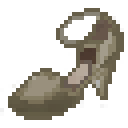
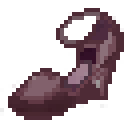
Revision of a layered 128 x 128 image; what changed, layer by layer:
added group "solid-heels" with 15 layers above "heels" over [0, 8, 124, 120]
added layer "FancyShoesRed" (1st of 2, in "solid-heels") in group "solid-heels" over [0, 8, 124, 120]
moved "FancyShoesPale" (2nd of 2, in "heels") into group "heels" over [0, 8, 124, 120]
